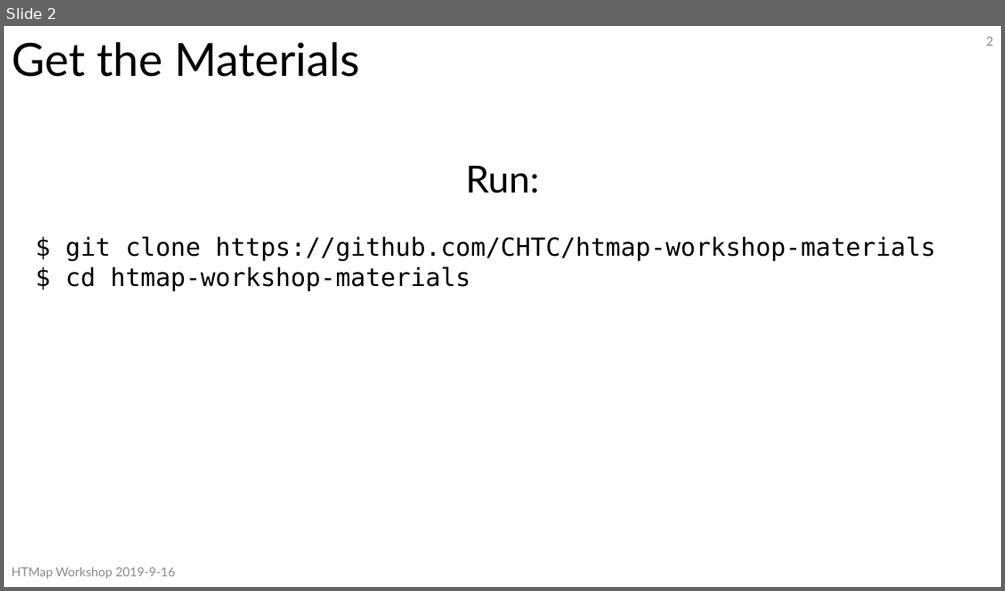
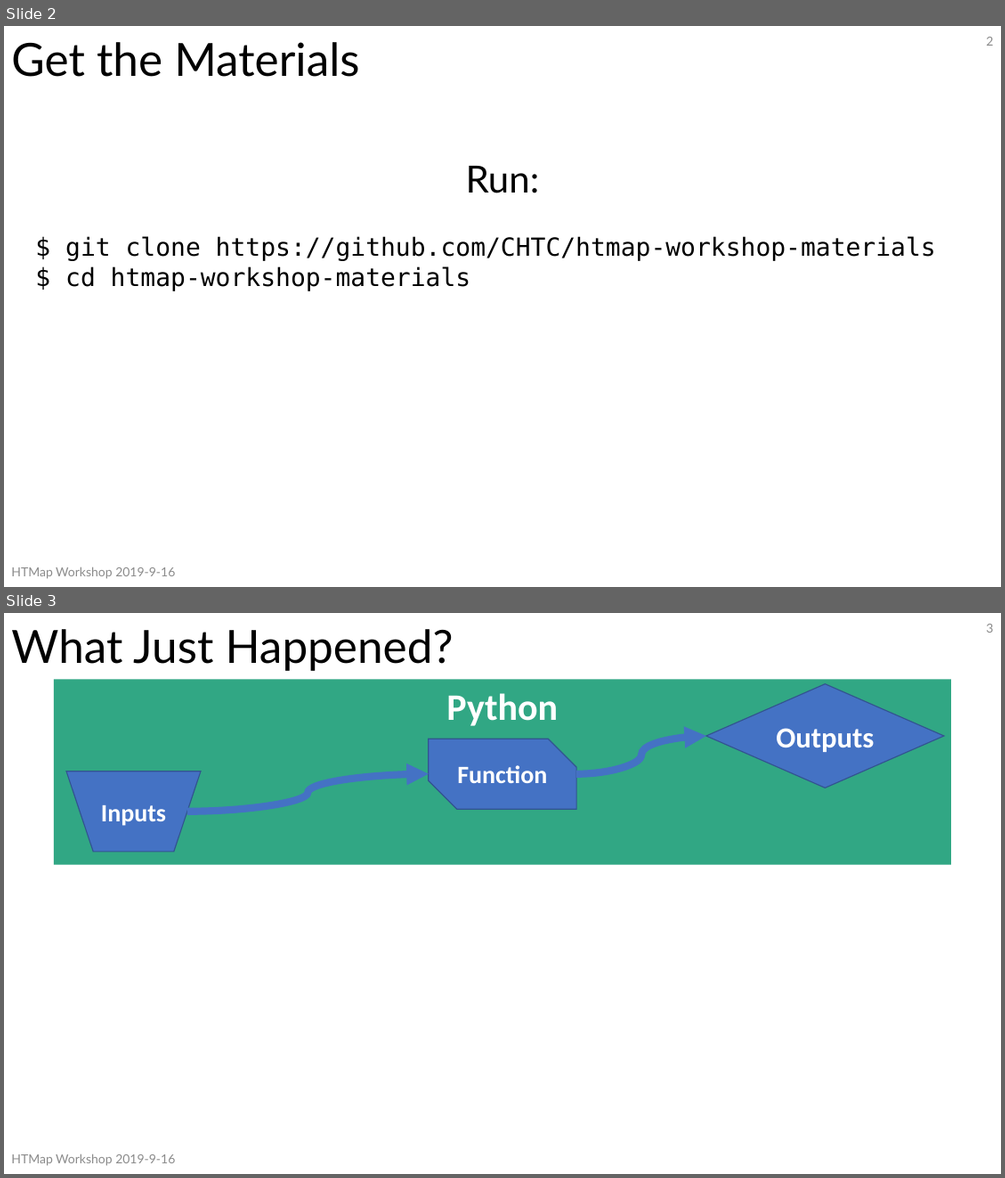
Before and after one commit to CHTC/htmap-workshop-materials, a slide deck: slides/HTMapWorkshop.pptx. Shown one above the other, each under a label of ours: slide 2 before the commit, slides 2 and 3 after it. The pictures are 1005x591 and 1005x1178 pixels, drawn with LibreOffice and Linux fonts; fonts in the diff are those of the drawing. Boxes give left, top, right and bottom in pixels: in the first picture for what was removed or moved away, otherwise in the second. Text is boxed around its words. In the diff, an @@ line names an element or a change of style, - is before the commit and + after.

Commit message:
add how-it-works diagrams and why-use slides

```diff
--- a/slides/HTMapWorkshop.pptx
+++ b/slides/HTMapWorkshop.pptx
@@ slide 3 added at [4, 613, 1001, 1174], background #FFFFFF @@
@@ title added at [11, 629, 453, 671], 44 pt, text #000000 @@
+What Just Happened?
@@ page number added at [986, 624, 993, 633], 12 pt, text #8C8C8C @@
+3
@@ rectangle added at [54, 680, 952, 865], fill #1B9E77 at 90% opacity, 36 pt, text #FFFFFF, bold @@
+Python
@@ diamond added at [706, 684, 944, 788], fill #4472C4, outline #325491 1 pt, 28 pt, text #FFFFFF, bold @@
+Outputs
@@ snip diag rect added at [429, 738, 577, 809], fill #4472C4, outline #325491 1 pt, 24 pt, text #FFFFFF, bold @@
+Function
@@ curved arrow added from (577, 774) to (706, 736), #4472C4 7 pt @@
@@ flow chart manual operation added at [66, 771, 201, 852], fill #4472C4, outline #325491 1 pt, 24 pt, text #FFFFFF, bold @@
+Inputs
@@ curved arrow added from (187, 811) to (429, 774), #4472C4 7 pt @@
@@ text added at [11, 1154, 175, 1166], 12 pt, text #8C8C8C @@
+HTMap Workshop 2019-9-16
```
Also in this commit, not shown: 1 slide changed, 3 other slides added.
